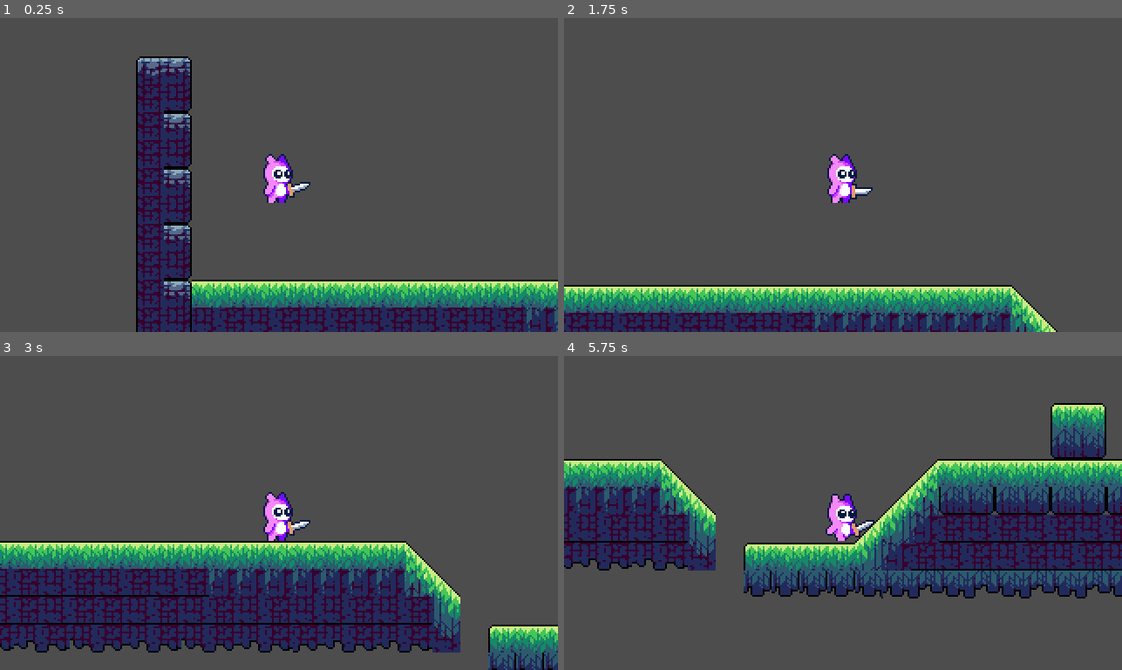
Above: before the commit, frames 1-4 (two rows, left to right).
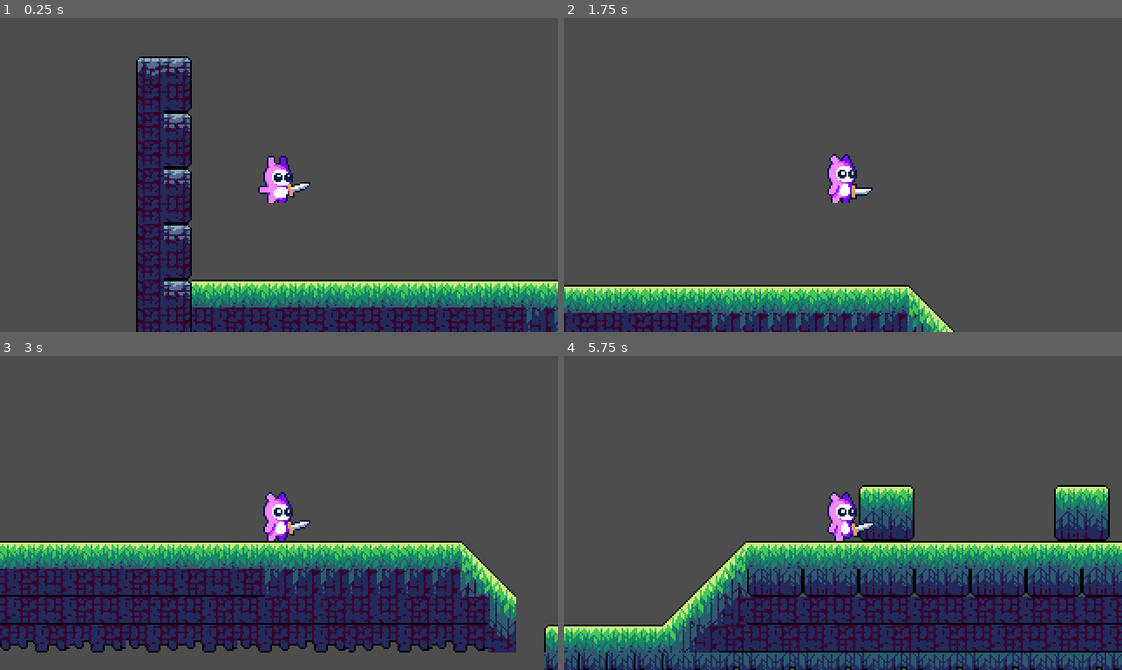
Above: after the commit, the same moments.

Repository: MaybeAnAdult/PioInteractiveGame1
Game: Godot game, scene res://node_2d.tscn
The game is run twice, just before and just after one commit, with the same random seed, the same clock (stepped at 60 frames per second) and the same inputs.
Inputs:
- Up to frame 1 (0.25 s): no input
- Up to frame 2 (1.75 s): hold Down (Crouch) 0.53-1.28 s; hold Right (Move_Right) from 0.53 s (still down); tap Space (Jump) at 0.77, 1.52 s; tap Up (Look_Up) at 0.8, 1.35 s; tap D (Dash, bound only after the commit) at 1.55 s
- Up to frame 3 (3 s): release Right (Move_Right) at 2.03 s; hold Left (Move_Left) 2.03-2.78 s; hold Down (Crouch) 2.03-2.78 s; tap D (Dash, bound only after the commit) at 2.1 s; hold Right (Move_Right) from 2.78 s (still down); tap A (Attack) at 2.85 s
- Up to frame 4 (5.75 s): tap Space (Jump) at 3.02, 3.77, 4.52 s; tap Up (Look_Up) at 3.05, 4.35, 5.3 s; hold Down (Crouch) 3.53-4.28 s; tap D (Dash, bound only after the commit) at 3.8, 5.1 s; release Right (Move_Right) at 4.28 s; hold Left (Move_Left) 4.28-5.03 s; tap Down (Crouch) at 4.55 s; hold Right (Move_Right) from 5.03 s (still down)

The runs differ from the first frame. In frame 1, 0.4% of the frame differs, in the area x 46-53%, y 43-59%; in frame 2, 7.2%; in frame 3, 9.1%; in frame 4, 52%, in the area x 0-100%, y 15-100%.

Commit message:
Added dash and changed speed to return to normal after dash

Diff:
--- a/pio-interactive-game-1-placeholder/Player.tscn
+++ b/pio-interactive-game-1-placeholder/Player.tscn
@@ -75,6 +75,18 @@
 atlas = ExtResource("4_wi0c6")
 region = Rect2(260, 0, 52, 42)
 
+[sub_resource type="AtlasTexture" id="AtlasTexture_dtqjt"]
+atlas = ExtResource("6_3tkgg")
+region = Rect2(260, 0, 52, 42)
+
+[sub_resource type="AtlasTexture" id="AtlasTexture_5ncpa"]
+atlas = ExtResource("6_3tkgg")
+region = Rect2(312, 0, 52, 42)
+
+[sub_resource type="AtlasTexture" id="AtlasTexture_wi0c6"]
+atlas = ExtResource("6_3tkgg")
+region = Rect2(364, 0, 52, 42)
+
 [sub_resource type="AtlasTexture" id="AtlasTexture_ictha"]
 atlas = ExtResource("5_hp6x6")
 region = Rect2(0, 0, 52, 42)
@@ -111,18 +123,6 @@
 atlas = ExtResource("6_3tkgg")
 region = Rect2(208, 0, 52, 42)
 
-[sub_resource type="AtlasTexture" id="AtlasTexture_lrhq4"]
-atlas = ExtResource("6_3tkgg")
-region = Rect2(260, 0, 52, 42)
-
-[sub_resource type="AtlasTexture" id="AtlasTexture_ibubc"]
-atlas = ExtResource("6_3tkgg")
-region = Rect2(312, 0, 52, 42)
-
-[sub_resource type="AtlasTexture" id="AtlasTexture_gueye"]
-atlas = ExtResource("6_3tkgg")
-region = Rect2(364, 0, 52, 42)
-
 [sub_resource type="AtlasTexture" id="AtlasTexture_3tfrk"]
 atlas = ExtResource("7_l6ohk")
 region = Rect2(0, 0, 52, 42)
@@ -214,6 +214,20 @@
 }, {
 "frames": [{
 "duration": 1.0,
+"texture": SubResource("AtlasTexture_dtqjt")
+}, {
+"duration": 1.0,
+"texture": SubResource("AtlasTexture_5ncpa")
+}, {
+"duration": 1.0,
+"texture": SubResource("AtlasTexture_wi0c6")
+}],
+"loop": false,
+"name": &"Fall",
+"speed": 5.0
+}, {
+"frames": [{
+"duration": 1.0,
 "texture": SubResource("AtlasTexture_ictha")
 }, {
 "duration": 1.0,
@@ -244,15 +258,6 @@
 }, {
 "duration": 1.0,
 "texture": SubResource("AtlasTexture_mrbh7")
-}, {
-"duration": 1.0,
-"texture": SubResource("AtlasTexture_lrhq4")
-}, {
-"duration": 1.0,
-"texture": SubResource("AtlasTexture_ibubc")
-}, {
-"duration": 1.0,
-"texture": SubResource("AtlasTexture_gueye")
 }],
 "loop": true,
 "name": &"Jump",
@@ -301,7 +306,7 @@
 [node name="AnimatedSprite2D" type="AnimatedSprite2D" parent="Player" unique_id=1911977380]
 position = Vector2(0, -5)
 sprite_frames = SubResource("SpriteFrames_wi0c6")
-animation = &"Crouch"
+animation = &"Fall"
 
 [node name="AnimationPlayer" type="AnimationPlayer" parent="Player/AnimatedSprite2D" unique_id=1997337101]
 root_node = NodePath("../../..")
--- a/pio-interactive-game-1-placeholder/node_2d.tscn
+++ b/pio-interactive-game-1-placeholder/node_2d.tscn
@@ -190,6 +190,7 @@
 10:6/0 = 0
 10:6/0/physics_layer_0/polygon_0/points = PackedVector2Array(-8, -8, -8, 8, 8, 8)
 13:6/0 = 0
+13:6/0/physics_layer_0/polygon_0/points = PackedVector2Array(-0.17985916, 0.17985916, 8, -8, 8, 8, -8, 8)
 14:6/0 = 0
 14:6/0/physics_layer_0/polygon_0/points = PackedVector2Array(-8, -8, 8, -8, 8, 8, -8, 8)
 15:6/0 = 0
--- a/pio-interactive-game-1-placeholder/player.gd
+++ b/pio-interactive-game-1-placeholder/player.gd
@@ -3,9 +3,9 @@
 @export var speed := 200.0
 @export var jump_force := -350.0
 @export var gravity := 900.0
-@export var friction := 0.8 # lower number = more friction, 0 is instant stop, 1 is no friction
+@export var friction := 0.95 # lower number = more friction, 0 is instant stop, 1 is no friction
 @export var acceleration := 0.02 # % of speed applied each frame up to speed
-
+@export var dash_force := 500 #
 var is_attacking = false
 
 # Jump
@@ -35,13 +35,25 @@
 		coyote_timer = 0
 
 	# Horizontal movement
-	var dir = Input.get_axis("Move_Left", "Move_Right")
+	var dir = Input.get_axis("Move_Left", "Move_Right",)
 	#velocity.x = dir * speed
 	if dir == 0 || dir != velocity.x/abs(velocity.x):
 		velocity.x = velocity.x * friction
 
 	if abs(velocity.x) < speed:
 		velocity.x += dir * (speed * acceleration)
+	#Dash in air
+	var vert = Input.get_axis("Look_Up", "Crouch",)
+	var dash = false
+	if Input.is_action_just_pressed("Dash") and not is_on_floor():
+		velocity.x += (dash_force * dir)
+		velocity.y += (dash_force * vert)
+	#Dash on ground
+	if Input.is_action_just_pressed("Dash") and is_on_floor():
+		velocity.x += (dash_force * dir)
+#Return to normal speed after dash
+	if abs(velocity.x) > speed:
+		velocity.x = velocity.x * friction
 
 	print("Direction:",dir)
 	print("Velocity:",velocity.x)
--- a/pio-interactive-game-1-placeholder/project.godot
+++ b/pio-interactive-game-1-placeholder/project.godot
@@ -55,6 +55,11 @@
 "events": [Object(InputEventKey,"resource_local_to_scene":false,"resource_name":"","device":-1,"window_id":0,"alt_press …(191 unchanged characters)…
 ]
 }
+Dash={
+"deadzone": 0.2,
+"events": [Object(InputEventKey,"resource_local_to_scene":false,"resource_name":"","device":-1,"window_id":0,"alt_pressed":false,"shift_pressed":false,"ctrl_pressed":false,"meta_pressed":false,"pressed":false,"keycode":0,"physical_keycode":68,"key_label":0,"unicode":100,"location":0,"echo":false,"script":null)
+]
+}
 
 [physics]
 
